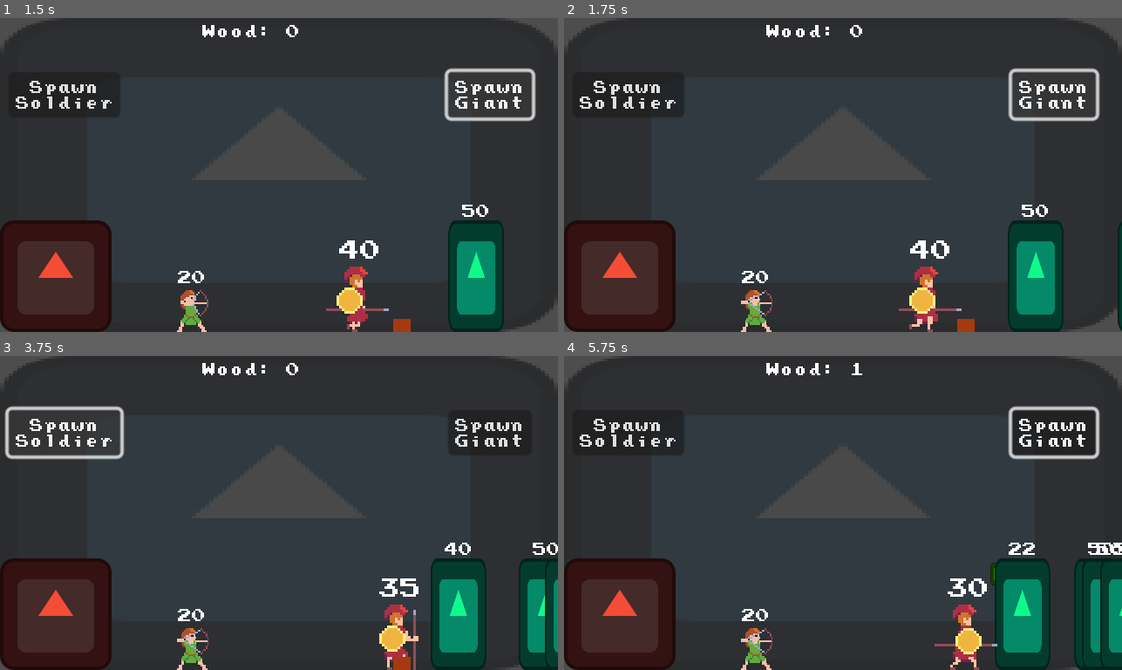
Above: before the commit, frames 1-4 (two rows, left to right).
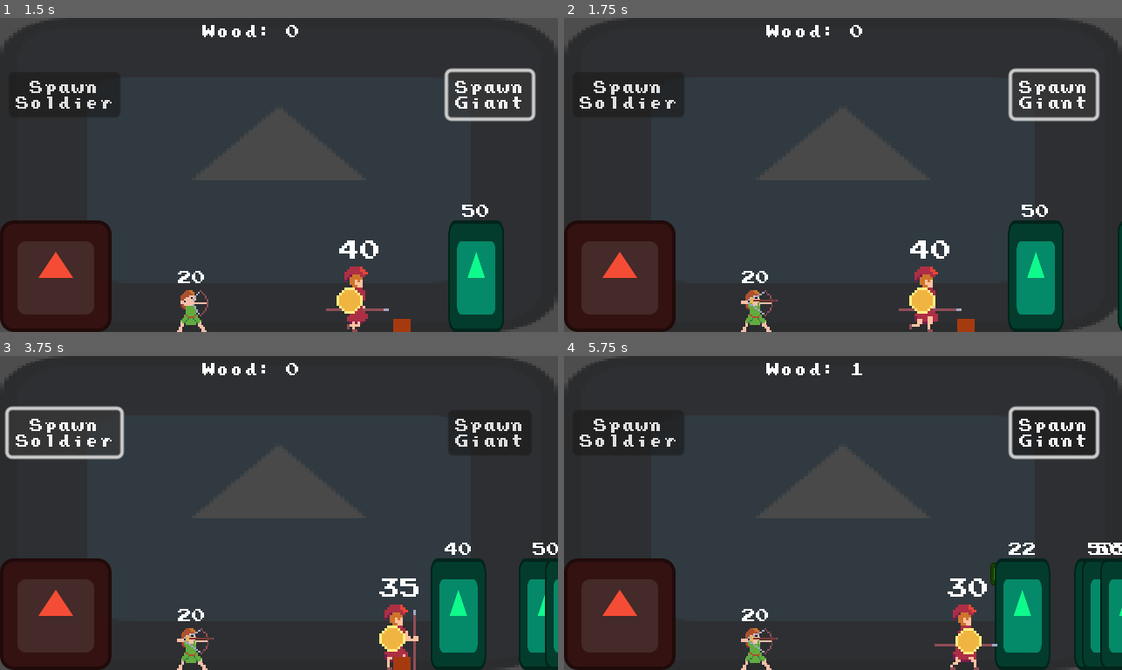
Above: after the commit, the same moments.

Repository: pjz987/Hephaestus
Game: Godot game, scene res://battle.tscn
Same seed, same stepped clock (60 frames per second), same inputs: the game is played once before the commit and once after it. The engine's default icon, where the game draws it, is replaced by a stand-in: a white triangle on a blue panel in a dark square.
Inputs (mouse positions are in pixels of both pictures, inside the frame that each line leads up to):
- Up to frame 1 (1.5 s): click "Spawn Soldier" at 0.5 s; click "Spawn Giant" at 1.25 s
- Up to frame 2 (1.75 s): no input
- Up to frame 3 (3.75 s): click "Spawn Soldier" at 2 s; click "Spawn Giant" at 2.75 s; click "Spawn Soldier" at 3.5 s
- Up to frame 4 (5.75 s): click "Spawn Giant" at 4.25 s; move the mouse to (965, 663) at 5.02 s

Frame 1 is identical in both runs. In frame 2, less than 0.1% of the frame differs, in the area x 33-39%, y 89-91%; in frame 3, less than 0.1%; in frame 4, less than 0.1%.

Commit message:
arrow sprite is in, archer animations implemented and sync'd, arrow appears in bow in idle and in fire animation just before firing

Diff:
--- a/archer.gd
+++ b/archer.gd
@@ -24,6 +24,7 @@
 @onready var projectile = load("res://arrow.tscn")
 @onready var arrow_spawn_point = $ArrowSpawnPoint
 @onready var reload_timer = $ReloadTimer
+@onready var arrow_sprite = $ArrowSprite
 @onready var arrow_damage = 10
 
 func _ready():
@@ -42,6 +43,12 @@
 		start_moving()
 
 func _physics_process(_delta):
+
+	if animation_player.current_animation == "walk":
+		arrow_sprite.visible = false
+	elif animation_player.current_animation == "idle":
+		arrow_sprite.visible = true
+
 
 	if ray_cast_2d.is_colliding():
 		state = STATE.ATTACK
@@ -111,9 +118,14 @@
 	if reload_timer.time_left == 0:
 		animation_player.play('attack')
 		reload_timer.start()
-		await get_tree().create_timer(.6).timeout
+		arrow_sprite.visible = false
+		#await get_tree().create_timer(.6).timeout
+		await get_tree().create_timer(.4).timeout
+		arrow_sprite.visible = true
+		await get_tree().create_timer(.2).timeout
 		#if animation_player.current_animation_position == .6:
 		var instance = projectile.instantiate()
+		arrow_sprite.visible = false
 
 		instance.dir = rotation
 		instance.spawnPos = arrow_spawn_point.global_position
--- a/archer.tscn
+++ b/archer.tscn
@@ -1,8 +1,9 @@
-[gd_scene load_steps=12 format=3 uid="uid://cpp3apj2i7jp7"]
+[gd_scene load_steps=13 format=3 uid="uid://cpp3apj2i7jp7"]
 
 [ext_resource type="Script" path="res://archer.gd" id="1_w1eyd"]
 [ext_resource type="Theme" uid="uid://cjf071kagw7u2" path="res://theme.tres" id="3_knuly"]
 [ext_resource type="Texture2D" uid="uid://b8hltjbbi3lwi" path="res://artemis.png" id="4_6mklv"]
+[ext_resource type="Texture2D" uid="uid://dpq1266tosn18" path="res://arrow.png" id="4_oxcsb"]
 
 [sub_resource type="RectangleShape2D" id="RectangleShape2D_fc6hm"]
 size = Vector2(12, 25)
@@ -145,4 +146,8 @@
 texture = ExtResource("4_6mklv")
 hframes = 13
 
+[node name="ArrowSprite" type="Sprite2D" parent="."]
+position = Vector2(5, -18)
+texture = ExtResource("4_oxcsb")
+
 [connection signal="area_entered" from="Hurtbox" to="." method="_on_hurtbox_area_entered"]
--- a/arrow.tscn
+++ b/arrow.tscn
@@ -1,24 +1,23 @@
 [gd_scene load_steps=4 format=3 uid="uid://chfj67qqx8gbh"]
 
 [ext_resource type="Script" path="res://arrow.gd" id="1_hxedl"]
-[ext_resource type="Texture2D" uid="uid://jejcgnuvw6d4" path="res://icon.svg" id="2_rv1n2"]
+[ext_resource type="Texture2D" uid="uid://dpq1266tosn18" path="res://arrow.png" id="2_ipq7b"]
 
 [sub_resource type="RectangleShape2D" id="RectangleShape2D_m710p"]
-size = Vector2(9.125, 1)
+size = Vector2(14, 1)
 
 [node name="Arrow" type="CharacterBody2D"]
 script = ExtResource("1_hxedl")
 
 [node name="Sprite2D" type="Sprite2D" parent="."]
 position = Vector2(2.5, 0)
-scale = Vector2(0.0703125, 0.0078125)
-texture = ExtResource("2_rv1n2")
+texture = ExtResource("2_ipq7b")
 
 [node name="Area2D" type="Area2D" parent="."]
 collision_mask = 2
 
 [node name="CollisionShape2D" type="CollisionShape2D" parent="Area2D"]
-position = Vector2(2.4375, 0)
+position = Vector2(3, 0)
 shape = SubResource("RectangleShape2D_m710p")
 
 [node name="VisibleOnScreenNotifier2D" type="VisibleOnScreenNotifier2D" parent="."]
Binary file added: arrow.png
Not shown, added: arrow.png.import
